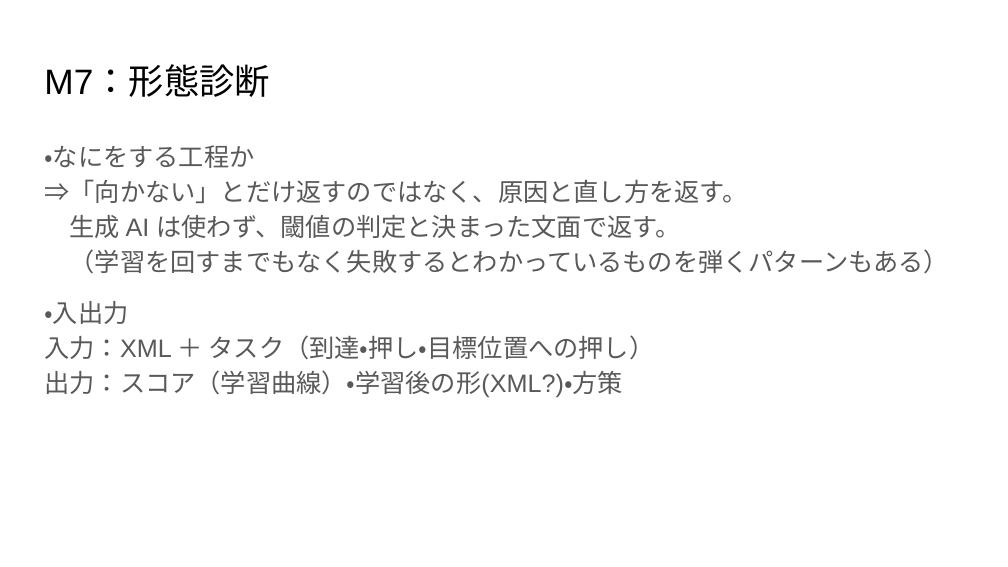
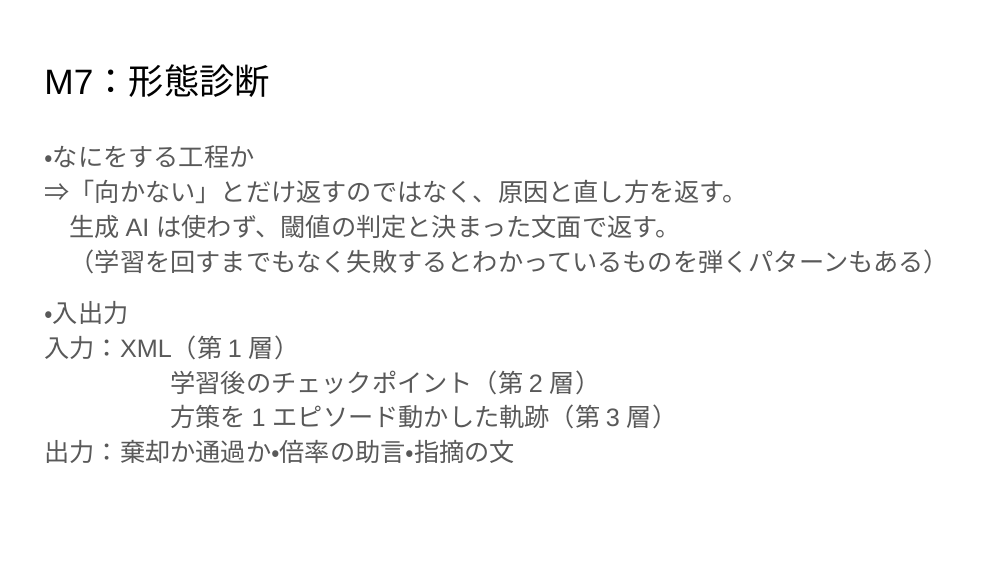
Before and after one commit to 233301koshiro/StackelbergPPO, a slide deck: slide 26 of docs/研究応用/執筆/システムフロー解説(M1~M7).pptx (slide 20 before the commit). Drawn at 1008x567 pixels with LibreOffice and Linux fonts; fonts in the diff are those of the drawing. Boxes give left, top, right and bottom in pixels: in the first picture for what was removed or moved away, otherwise in the second. Text is boxed around its words. In the diff, an @@ line names an element or a change of style, - is before the commit and + after.

```diff
--- a/docs/研究応用/執筆/システムフロー解説(M1~M7).pptx
+++ b/docs/研究応用/執筆/システムフロー解説(M1~M7).pptx
@@ text at [44, 301, 677, 463]: text changed @@
-・入出力
-入力：XML ＋ タスク（到達・押し・目標位置への押し）
-出力：スコア（学習曲線）・学習後の形(XML?)・方策
+・入出力
+入力：XML（第 1 層）
+学習後のチェックポイント（第 2 層）
+方策を 1 エピソード動かした軌跡（第 3 層）
+出力：棄却か通過か・倍率の助言・指摘の文
```
Also in this commit, not shown: 13 other slides changed, 6 slides added, 10 other files.
